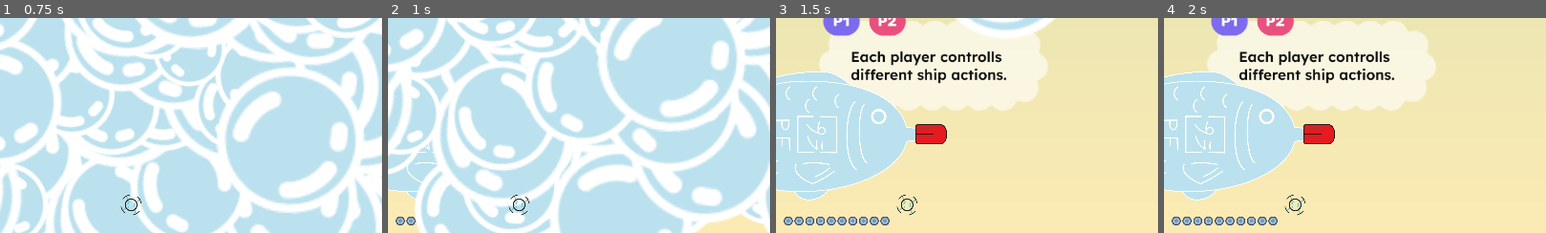
Above: before the commit, frames 1-4 (left to right).
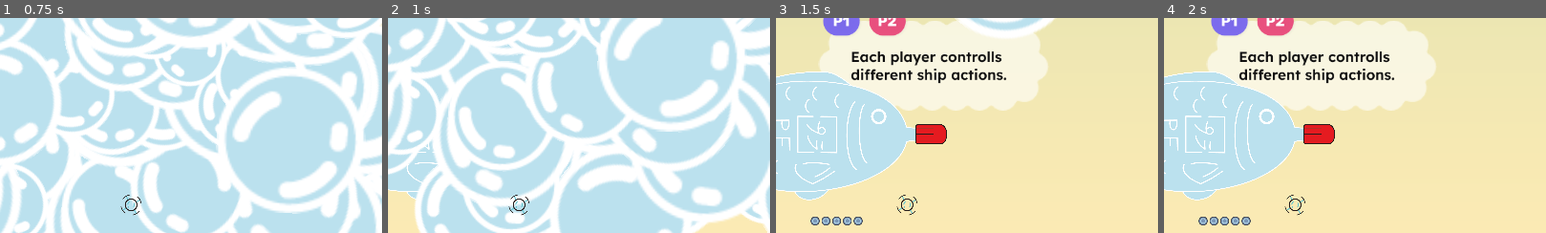
Above: after the commit, the same moments.

Repository: TheJP/GlobalGameJam2025
Game: Godot game, scene res://level/level.tscn
The game is run twice, just before and just after one commit, with the same random seed, the same clock (stepped at 60 frames per second) and the same inputs. This scene is started directly instead of the project's main scene. The engine's default icon, where the game draws it, is replaced by a stand-in: a white triangle on a blue panel in a dark square.
Inputs:
- Up to frame 1 (0.75 s): tap Enter (all_accept) at 0.5, 0.6 s
- Up to frame 2 (1 s): no input
- Up to frame 3 (1.5 s): tap Enter (all_accept) at 1.35 s
- Up to frame 4 (2 s): no input
The pictures show only the part of the screen within x 29-79%, y 10-60%; the shares and areas given below are measured in that part.

Frame 1 is identical in both runs. In frame 2, 0.2% of the frame differs, in the area x 2-8%, y 92-97%; in frame 3, 0.9%, in the area x 2-30%, y 92-97%; in frame 4, 0.9%.

Commit message:
Reset canon to 5 shots

Diff:
--- a/boat/canon/canon.gd
+++ b/boat/canon/canon.gd
@@ -4,7 +4,7 @@
 @export var aim_speed: float = 4
 @export var input_deadzone: float = 0.1
 @export var fire_rate: float = 3 # shots per second
-@export var bullet_capacity: int = 10
+@export var bullet_capacity: int = 5
 @export var reload_time: float = 0.7 # seconds to reload
 # Signals
 signal started_reloading
